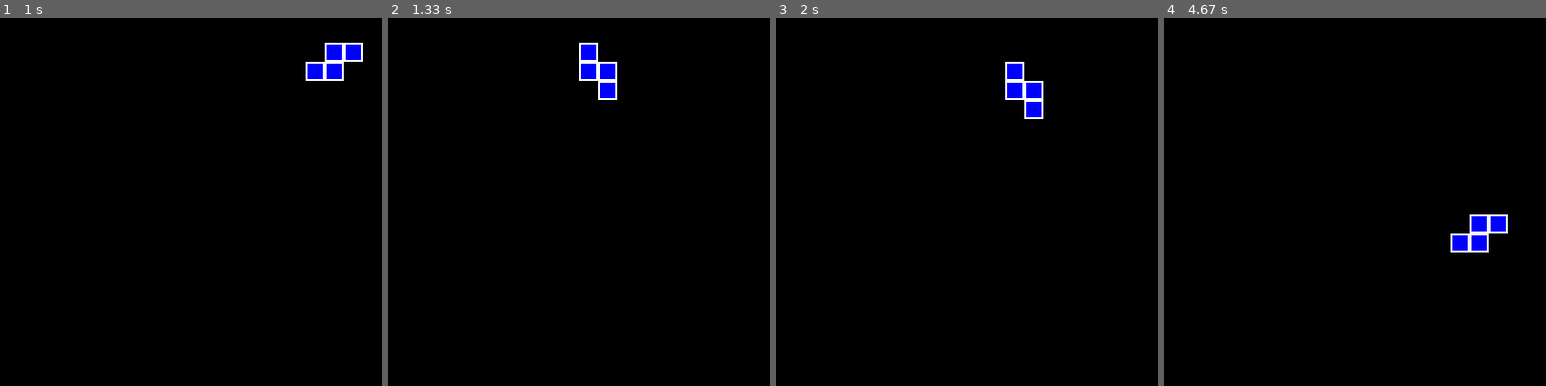
Above: before the commit, frames 1-4 (left to right).
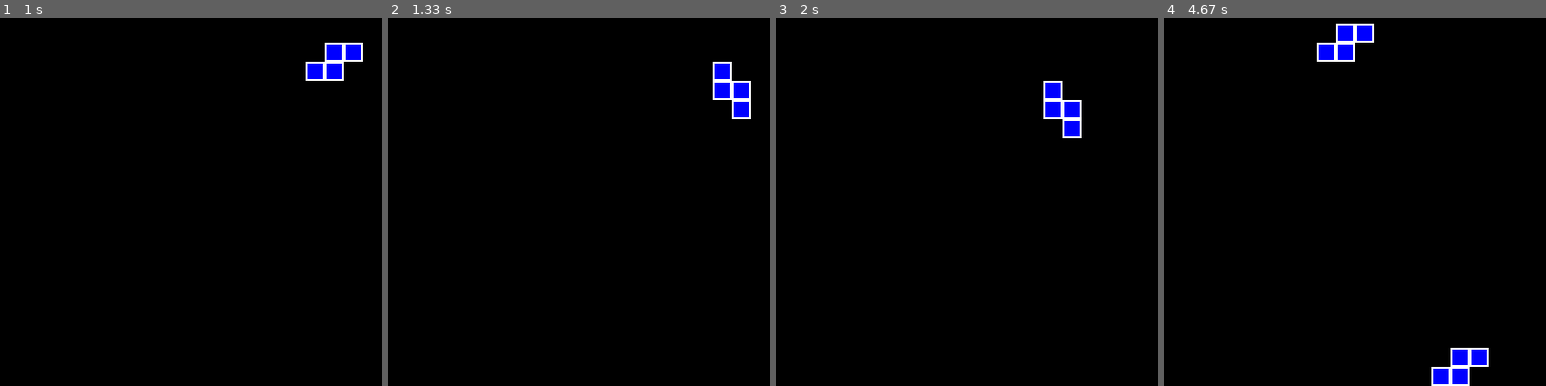
Above: after the commit, the same moments.

Repository: xerone9/learning_pygame
Game: pygame game, started from tetris_game.py
Same seed, same stepped clock (60 frames per second), same inputs: the game is played once before the commit and once after it.
Inputs:
- Up to frame 1 (1 s): hold Right 0.33-0.8 s; hold Up from 0.83 s (still down)
- Up to frame 2 (1.33 s): release Up at 1.13 s; hold Right from 1.17 s (still down)
- Up to frame 3 (2 s): release Right at 1.63 s; hold Left from 1.67 s (still down)
- Up to frame 4 (4.67 s): release Left at 2.2 s; hold Down 2.23-2.53 s; hold Left 2.57-2.97 s; hold Up 3-3.37 s; hold Right 3.4-4.03 s; hold Down 4.07-4.43 s; hold Left from 4.47 s (still down)

Frame 1 is identical in both runs. In frame 2, 2.1% of the frame differs, in the area x 50-95%, y 6-28%; in frame 3, 2.1%; in frame 4, 3.1%, in the area x 40-90%, y 1-100%.

Commit message:
Tetris Game Complete

Diff:
--- a/temporary.py
+++ b/temporary.py
@@ -1,29 +1,2 @@
-import pygame
-
-pygame.init()
-screen = pygame.display.set_mode((640, 480))
-clock = pygame.time.Clock()
-
-space_pressed = False  # variable to keep track of the space key state
-prev_space_state = False  # variable to keep track of the previous space key state
-
-while True:
-    for event in pygame.event.get():
-        if event.type == pygame.QUIT:
-            pygame.quit()
-            quit()
-
-    keys = pygame.key.get_pressed()
-    prev_space_state = space_pressed
-    space_pressed = keys[pygame.K_SPACE]
-
-    if space_pressed and not prev_space_state:
-        print("Space bar pressed")
-
-    if keys[pygame.K_ESCAPE]:
-        pygame.quit()
-        quit()
-
-    screen.fill((255, 255, 255))
-    pygame.display.flip()
-    clock.tick(60)
+for i in range(1):
+    print(i)
--- a/tetris_2.py
+++ /dev/null
@@ -1,75 +0,0 @@
-import pygame
-import pygame.mixer
-import random
-import time
-
-
-pygame.font.init()
-pygame.mixer.init()
-
-pygame.display.set_caption("Tetris")
-
-# Define constants
-WIDTH = 500
-HEIGHT = 800
-BG_COLOR = (0, 0, 0)
-
-L_1 = pygame.image.load("assets\pics\\L_shape.png")
-L_2 = pygame.transform.flip(L_1, True, False)
-S_1 = pygame.image.load("assets\pics\\S_shape.png")
-S_2 = pygame.transform.flip(S_1, True, False)
-T = pygame.image.load("assets\pics\\T_shape.png")
-Bar = pygame.image.load("assets\pics\\Bar_shape.png")
-Box = pygame.image.load("assets\pics\\Box_shape.png")
-
-PLAYER_VEL = 20
-
-screen = pygame.display.set_mode((WIDTH, HEIGHT))
-
-
-def draw(mask1, x1,y1, x2, y2):
-    screen.fill(BG_COLOR)
-    screen.blit(S_1, (x1, y1))
-    screen.blit(Box, (x2, y2))
-    pygame.display.update()
-
-
-def main():
-    clock = pygame.time.Clock()
-
-    x1, y1 = 100, (HEIGHT / 2) - L_2.get_height()
-    x2, y2 = 100, HEIGHT - 100
-
-    mask1 = pygame.mask.from_surface(S_1)
-    mask2 = pygame.mask.from_surface(Box)
-
-
-
-    running = True
-    while running:
-        for event in pygame.event.get():
-            if event.type == pygame.QUIT:
-                running = False
-
-        if mask1.overlap(mask2, (x2 - x1, y2 - y1)) is not None:
-            print("Collision detected!")
-
-        keys = pygame.key.get_pressed()
-        if keys[pygame.K_LEFT] and x2 >= 0:
-            x2 -= PLAYER_VEL
-
-        if keys[pygame.K_RIGHT] and x2 <= WIDTH:
-            x2 += PLAYER_VEL
-
-        if keys[pygame.K_UP] and y2 >= 0:
-            y2 -= PLAYER_VEL
-
-        if keys[pygame.K_DOWN] and y2 <= HEIGHT:
-            y2 += PLAYER_VEL
-
-        clock.tick(10)
-        draw(mask1, x1, y1, x2, y2)
-
-
-if __name__ == "__main__":
-    main()
--- a/tetris_game.py
+++ b/tetris_game.py
@@ -23,8 +23,6 @@
 vel_y = 20
 vel_x = 20
 
-bottom_bricks = []
-bottom_bricks_border = []
 placed_bricks = ""
 
 block_color = "blue"
@@ -270,7 +268,7 @@
     blocks = []
     borders = []
 
-    x_axis = rect_x
+    x_axis = rect_x + rect_width
     y_axis = rect_y
     for i in range(4):
         if i <= 2:
@@ -596,9 +594,17 @@
     shape_names = ["bar", "box", "t", "s_l", "s_r", "l_l", "l_r"]
     retain_state = True
     rotation = 0
+    all_rotations = 0
+
+    bottom_bricks = []
+    bottom_bricks_border = []
 
     down_pressed = False  # variable to keep track of the space key state
     prev_down_state = False
+
+    check_line_filled = []
+    for i in range(int(WIDTH/rect_width)):
+        check_line_filled.append(i * rect_width)
 
     running = True
     while running:
@@ -618,11 +624,11 @@
 
         if next_spawn:
             shape_count += 1
-            # print("new spawn")
             all_shapes = [bar, box, t, s_l, s_r, l_l, l_r]
             shapes = random.choice(all_shapes)
+            # shapes = box
+            all_rotations = len(shapes[0])
             shape_name = shape_names[all_shapes.index(shapes)]
-            # shapes = box
             next_block = time.time() + 0.5
             next_spawn = False
 
@@ -634,13 +640,17 @@
             else:
                 rotation = 0
 
-        shape = shapes[0][rotation], shapes[1][rotation]
+        # current_shape_all_rotations = tuple(shapes)
+        blocks = shapes[0]
+        borders = shapes[1]
+
+        shape = blocks[rotation], borders[rotation]
+        # shape = current_shape_all_rotations[0][rotation], current_shape_all_rotations[1][rotation]
 
         for i, (rect, vx, vy) in enumerate(shape[1]):
             if not next_spawn:
                 if time.time() >= next_block:
                     if rect.y + rect_height >= HEIGHT:
-                        # print(f'{rect.y} : {HEIGHT}')
                         for j, (all_rect, all_vx, all_vy) in enumerate(shape[1]):
                             if (all_rect, all_vx, all_vy) not in bottom_bricks_border:
                                 bottom_bricks_border.append((all_rect, all_vx, all_vy))
@@ -661,9 +671,15 @@
                         continue
                     break
                 if retain_state:
-                    for i, ((rect1, vx1, vy1), (rect2, vx2, vy2)) in enumerate(zip(shape[0], shape[1])):
-                        rect1.y += vel_y
-                        rect2.y += vel_y
+                    for j in range(all_rotations):
+                        if j == rotation:
+                            for i, ((rect1, vx1, vy1), (rect2, vx2, vy2)) in enumerate(zip(shape[0], shape[1])):
+                                rect1.y += vel_y
+                                rect2.y += vel_y
+                        else:
+                            for i, ((rect1, vx1, vy1), (rect2, vx2, vy2)) in enumerate(zip(shapes[0][j], shapes[1][j])):
+                                rect1.y += vel_y
+                                rect2.y += vel_y
                     next_block = time.time() + 0.5
                 else:
                     for i, ((rect1, vx1, vy1), (rect2, vx2, vy2)) in enumerate(zip(shape[0], shape[1])):
@@ -674,22 +690,90 @@
                         retain_state = True
                     next_spawn = True
 
+        get_all_y_axis = []
+        bricks_to_remove = []
+        no_of_rows_to_remove = []
+        for j, (rect_border, vx_border, vy_border) in enumerate(bottom_bricks_border):
+            if rect_border.y not in get_all_y_axis:
+                get_all_y_axis.append(rect_border.y)
+
+        for i in get_all_y_axis:
+            get_all_x_axis = []
+            for j, (rect_border, vx_border, vy_border) in enumerate(bottom_bricks_border):
+                if i == rect_border.y:
+                    get_all_x_axis.append(rect_border.x)
+                if sorted(get_all_x_axis) == check_line_filled:
+                    for k, (rect_border, vx_border, vy_border) in enumerate(bottom_bricks_border):
+                        if rect_border.y == i:
+                            if i not in no_of_rows_to_remove:
+                                no_of_rows_to_remove.append(i)
+                            bricks_to_remove.append(k)
+
+        result = [item for index, item in enumerate(bottom_bricks_border) if index not in bricks_to_remove]
+        bottom_bricks_border = result.copy()
+        result = [item for index, item in enumerate(bottom_bricks) if index not in bricks_to_remove]
+        bottom_bricks = result.copy()
+
+        try:
+            for i in no_of_rows_to_remove:
+                for j, ((rect1, vx1, vy1), (rect2, vx2, vy2)) in enumerate(zip(bottom_bricks, bottom_bricks_border)):
+                    if rect2.y < i:
+                        rect1.y += vel_y
+                        rect2.y += vel_y
+        except TypeError:
+            pass
+
         keys = pygame.key.get_pressed()
 
         prev_down_state = down_pressed
         down_pressed = keys[pygame.K_UP]
 
+        rotations = [rotation]
         if down_pressed and not prev_down_state:
+            check_valid_rotations = True
             if shape_name == "s_l" or shape_name == "s_r" or shape_name == "bar":
-                if rotation < 1:
-                    rotation += 1
+                if rotations[0] < 1:
+                    rotations[0] += 1
                 else:
-                    rotation = 0
+                    rotations[0] = 0
+                for i, (all_rect, vx_border, vy_border) in enumerate(shapes[1][rotations[0]]):
+                    if all_rect.x + WIDTH or all_rect.x < 0 or all_rect.y + rect_height > HEIGHT:
+                        if all_rect.x + rect_width > WIDTH:
+                            check_valid_rotations = False
+                            break
+                        if all_rect.x < 0:
+                            check_valid_rotations = False
+                            break
+                        if all_rect.y + rect_height >= HEIGHT:
+                            check_valid_rotations = False
+                            break
+
+                if check_valid_rotations:
+                    rotation = rotations[0]
+
             elif shape_name == "t" or shape_name == "l_l" or shape_name == "l_r":
-                if rotation < 3:
-                    rotation += 1
+                if rotations[0] < 3:
+                    rotations[0] += 1
                 else:
-                    rotation = 0
+                    rotations[0] = 0
+                for i, (all_rect, vx_border, vy_border) in enumerate(shapes[1][rotations[0]]):
+                    if all_rect.x + WIDTH > WIDTH or all_rect.x < 0 or all_rect.y + rect_height >= HEIGHT:
+                        if all_rect.x + rect_width > WIDTH:
+                            check_valid_rotations = False
+                            break
+                        if all_rect.x < 0:
+                            check_valid_rotations = False
+                            break
+                        if all_rect.y + rect_height >= HEIGHT:
+                            check_valid_rotations = False
+                            break
+                        for j, (rect_border, vx_border, vy_border) in enumerate(bottom_bricks_border):
+                            if rect_border.x == all_rect.x and rect_border.y == all_rect.y:
+                                check_valid_rotations = False
+                                break
+
+                if check_valid_rotations:
+                    rotation = rotations[0]
             elif box:
                 pass
 
@@ -704,11 +788,15 @@
                             state = False
 
             if state and not next_spawn:
-                for i, ((rect_border, vx_border, vy_border), (rect, vx, vy)) in enumerate(zip(shape[1], shape[0])):
-                    rect.x -= vel_x
-                    rect_border.x -= vel_x
-                    shape[0][i] = (rect, vx, vy)
-                    shape[1][i] = (rect_border, vx_border, vy_border)
+                for j in range(all_rotations):
+                    if j == rotation:
+                        for i, ((rect1, vx1, vy1), (rect2, vx2, vy2)) in enumerate(zip(shape[0], shape[1])):
+                            rect1.x -= vel_x
+                            rect2.x -= vel_x
+                    else:
+                        for i, ((rect1, vx1, vy1), (rect2, vx2, vy2)) in enumerate(zip(shapes[0][j], shapes[1][j])):
+                            rect1.x -= vel_x
+                            rect2.x -= vel_x
 
         if keys[pygame.K_RIGHT]:
             state = True
@@ -721,11 +809,15 @@
                             state = False
 
             if state and not next_spawn:
-                for i, ((rect_border, vx_border, vy_border), (rect, vx, vy)) in enumerate(zip(shape[1], shape[0])):
-                    rect.x += vel_x
-                    rect_border.x += vel_x
-                    shape[0][i] = (rect, vx, vy)
-                    shape[1][i] = (rect_border, vx_border, vy_border)
+                for j in range(all_rotations):
+                    if j == rotation:
+                        for i, ((rect1, vx1, vy1), (rect2, vx2, vy2)) in enumerate(zip(shape[0], shape[1])):
+                            rect1.x += vel_x
+                            rect2.x += vel_x
+                    else:
+                        for i, ((rect1, vx1, vy1), (rect2, vx2, vy2)) in enumerate(zip(shapes[0][j], shapes[1][j])):
+                            rect1.x += vel_x
+                            rect2.x += vel_x
 
         if keys[pygame.K_DOWN]:
             state = True
@@ -739,11 +831,15 @@
                             state = False
 
             if state:
-                for i, ((rect_border, vx_border, vy_border), (rect, vx, vy)) in enumerate(zip(shape[1], shape[0])):
-                    rect.y += vel_y
-                    rect_border.y += vel_y
-                    shape[0][i] = (rect, vx, vy)
-                    shape[1][i] = (rect_border, vx_border, vy_border)
+                for j in range(all_rotations):
+                    if j == rotation:
+                        for i, ((rect1, vx1, vy1), (rect2, vx2, vy2)) in enumerate(zip(shape[0], shape[1])):
+                            rect1.y += vel_y
+                            rect2.y += vel_y
+                    else:
+                        for i, ((rect1, vx1, vy1), (rect2, vx2, vy2)) in enumerate(zip(shapes[0][j], shapes[1][j])):
+                            rect1.y += vel_y
+                            rect2.y += vel_y
 
         clock.tick(15)
         draw(shape, bottom_bricks, bottom_bricks_border)
Binary file removed: assets/pics/Bar_shape.png
Binary file removed: assets/pics/Box_shape.png
Binary file removed: assets/pics/L_Shape.png
Binary file removed: assets/pics/S_shape.png
Binary file removed: assets/pics/T_shape.png
